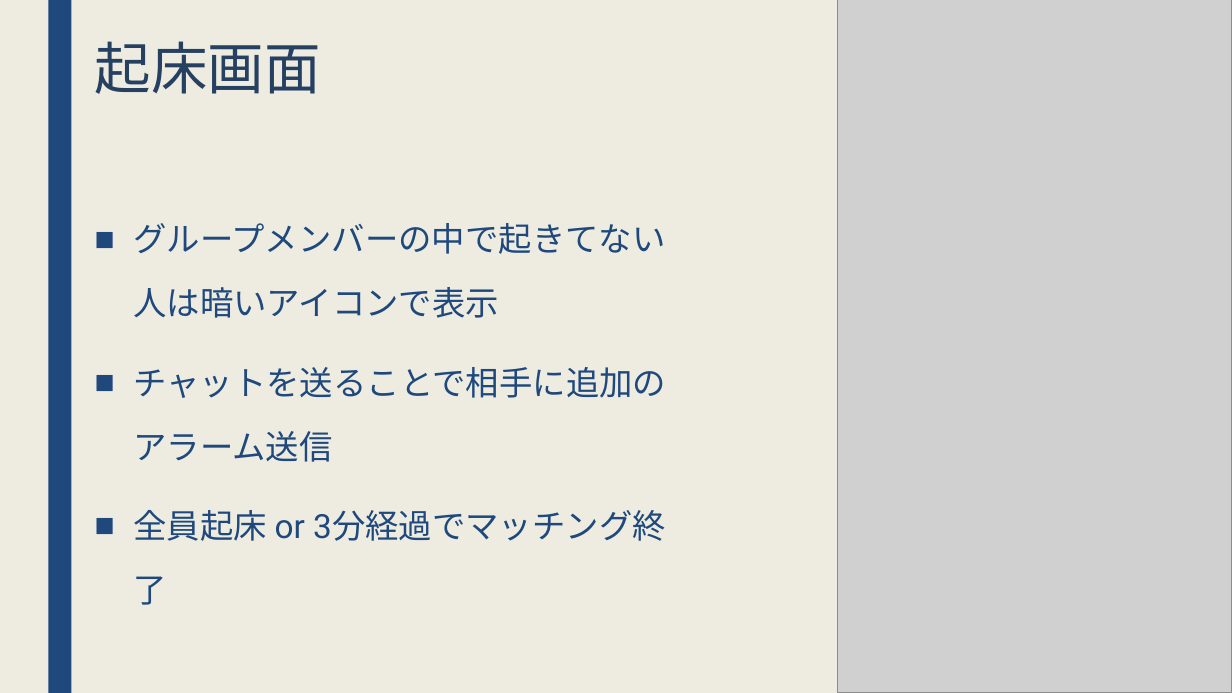
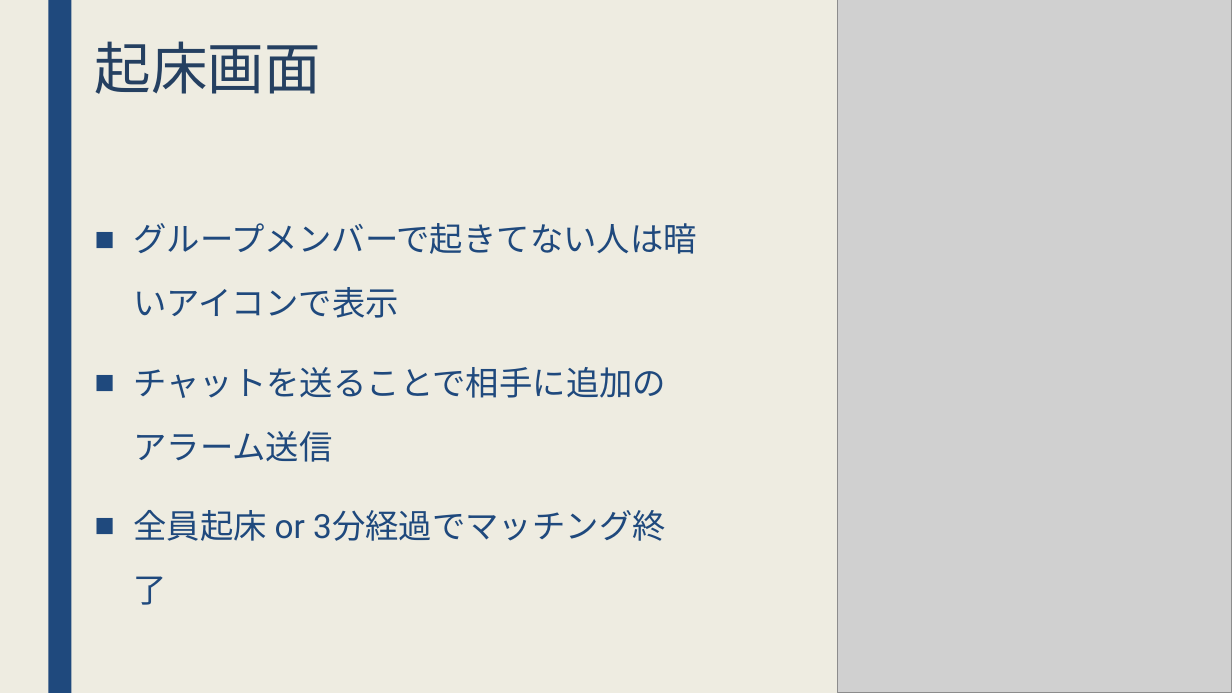
Before and after one commit to jack-app/jackhack2018_F, a slide deck: slide 9 of htmlcss/pptx/teamF.pptx (slide 7 before the commit). Drawn at 1232x693 pixels with LibreOffice and Linux fonts; fonts in the diff are those of the drawing; grey boxes stand for pictures. Boxes give left, top, right and bottom in pixels: in the first picture for what was removed or moved away, otherwise in the second. Text is boxed around its words. In the diff, an @@ line names an element or a change of style, - is before the commit and + after.

```diff
--- a/htmlcss/pptx/teamF.pptx
+++ b/htmlcss/pptx/teamF.pptx
@@ text at [133,223,696,318]: text changed @@
-■ グループメンバーの中で起きてない人は暗いアイコンで表示
+■ グループメンバーで起きてない人は暗いアイコンで表示
```
Also in this commit, not shown: 4 other slides changed, 5 slides added, 1 slide removed.
